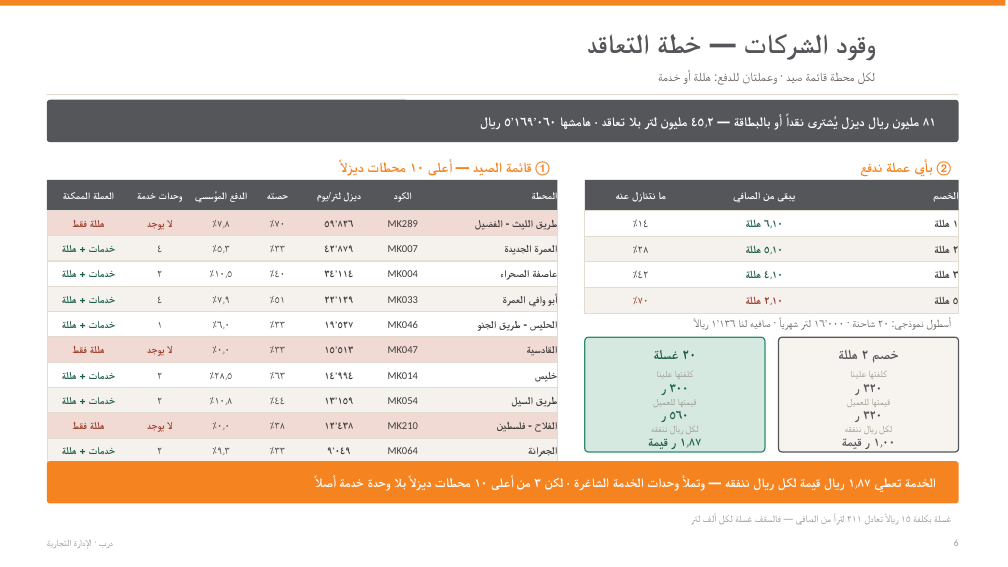
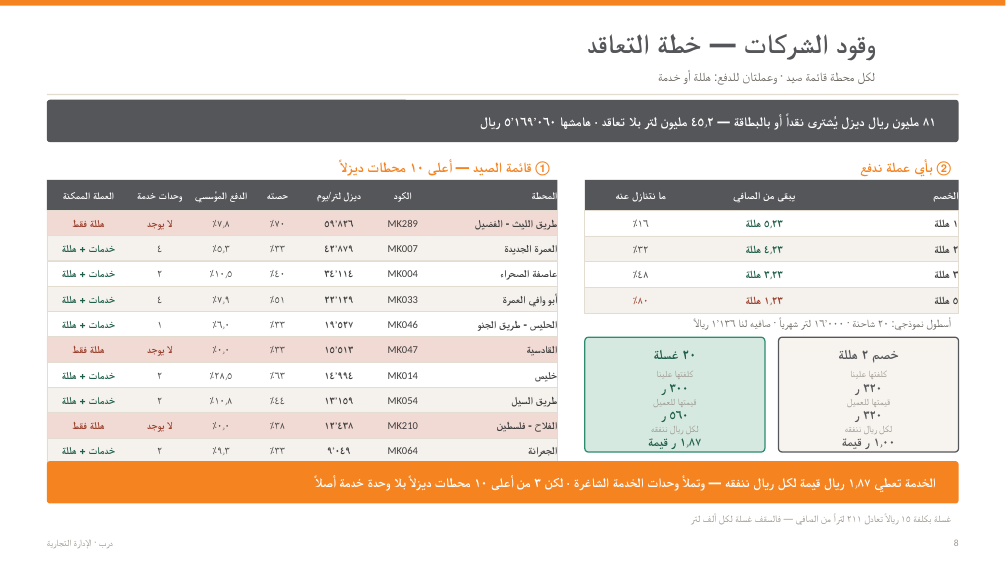
Before and after one commit to darbstations/khadija, a slide deck: slide 10 of docs/عرض-تحليل-المنافذ-وخطة-المبيعات.pptx (slide 8 before the commit). Drawn at 1008x567 pixels with LibreOffice and Linux fonts; fonts in the diff are those of the drawing. Boxes give left, top, right and bottom in pixels: in the first picture for what was removed or moved away, otherwise in the second. Text is boxed around its words. In the diff, an @@ line names an element or a change of style, - is before the commit and + after.

```diff
--- a/docs/عرض-تحليل-المنافذ-وخطة-المبيعات.pptx
+++ b/docs/عرض-تحليل-المنافذ-وخطة-المبيعات.pptx
@@ text at [638, 220, 649, 227]: text changed @@
-١٤٪
+١٦٪
@@ text at [746, 220, 783, 253]: text changed @@
-٦٫١٠ هللة
+٥٫٢٣ هللة
@@ text at [638, 246, 649, 253]: text changed @@
-٢٨٪
+٣٢٪
@@ text at [746, 246, 783, 278]: text changed @@
-٥٫١٠ هللة
+٤٫٢٣ هللة
@@ text at [638, 271, 649, 278]: text changed @@
-٤٢٪
+٤٨٪
@@ text at [638, 298, 649, 304]: text changed @@
-٧٠٪
+٨٠٪
@@ text at [746, 271, 783, 304]: text changed @@
-٤٫١٠ هللة
+٣٫٢٣ هللة
@@ text at [764, 297, 783, 305]: text changed @@
-٢٫١٠ هللة
+١٫٢٣ هللة
```
Also in this commit, not shown: 22 other slides changed, 2 slides added, 4 other files.
